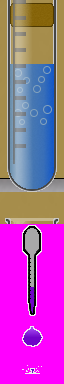
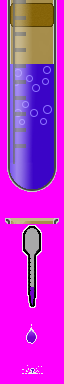
Layered file, before and after one edit (64 × 384). Changes by layer:
painted on "Layer 7" over [10, 64, 33, 192]
painted on "Ellipse 1" (1st of 12, in "Group 1" › "Group 5") over [19, 119, 25, 125]
painted on "Ellipse 1" (2nd of 12, in "Group 1" › "Group 5") over [40, 118, 47, 125]
painted on "Ellipse 1" (3rd of 12, in "Group 1" › "Group 5") over [22, 101, 29, 109]
painted on "Ellipse 1" (4th of 12, in "Group 1" › "Group 5") over [30, 109, 38, 117]
painted on "Ellipse 1" (5th of 12, in "Group 1" › "Group 5") over [43, 105, 52, 114]
painted on "Ellipse 1" (6th of 12, in "Group 1" › "Group 5") over [14, 109, 22, 117]
painted on "Ellipse 1" (7th of 12, in "Group 1" › "Group 5") over [13, 80, 23, 93]
painted on "Ellipse 1" (8th of 12, in "Group 1" › "Group 5") over [38, 76, 49, 85]
painted on "Ellipse 1" (9th of 12, in "Group 1" › "Group 5") over [23, 75, 33, 84]
painted on "Ellipse 1" (10th of 12, in "Group 1" › "Group 5") over [32, 84, 41, 93]
painted on "Ellipse 1" (11th of 12, in "Group 1" › "Group 5") over [43, 66, 51, 74]
painted on "Ellipse 1" (12th of 12, in "Group 1" › "Group 5") over [14, 69, 22, 77]
added layer "Gradient Fill 1" in group "Group 1" over [10, 64, 54, 189]
painted on "Layer 8" over [0, 0, 64, 33]
painted on "Layer 12" over [0, 178, 64, 192]
painted on "Layer 6" over [0, 33, 64, 224]
painted on "Layer 9" over [22, 324, 43, 347]
painted on "Layer 11" over [22, 368, 43, 374]
renamed "Gradient Fill 2" to "Layer 18", painted on it over [27, 292, 37, 316]
